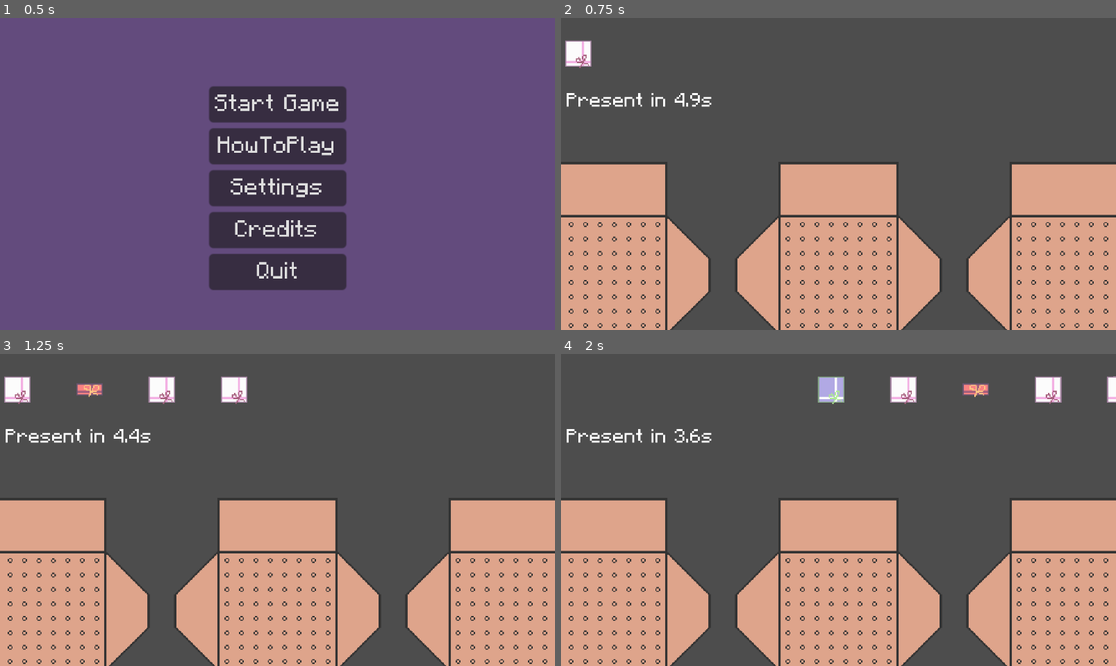
Above: before the commit, frames 1-4 (two rows, left to right).
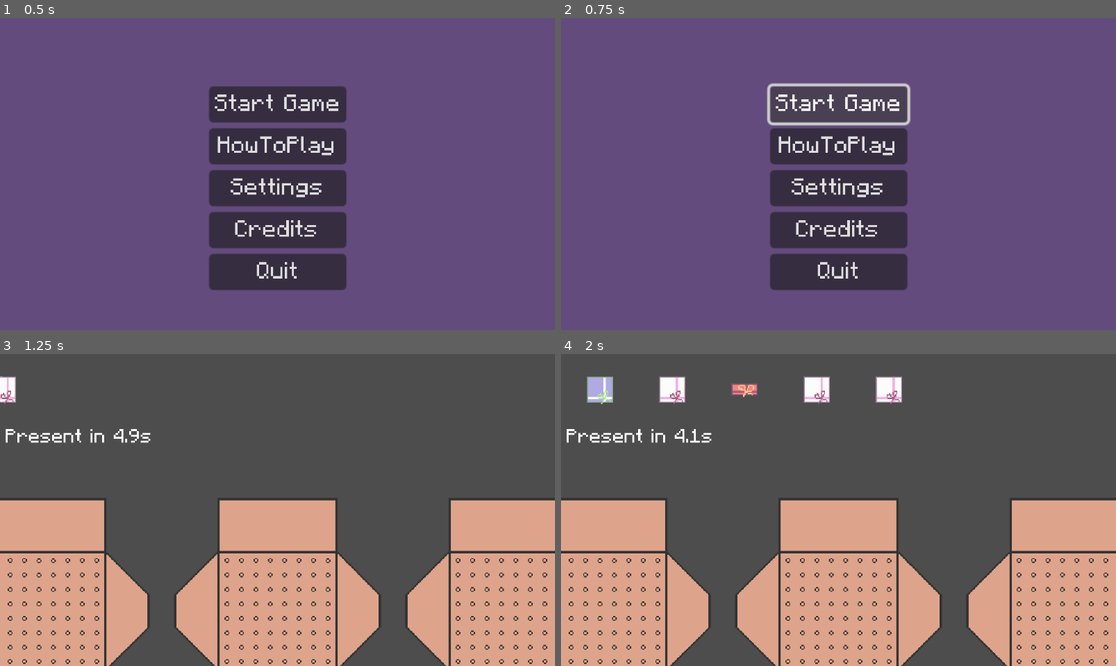
Above: after the commit, the same moments.

Repository: SuperDuperOrganisationsname/DevsThatJam9
Game: Godot game, scene res://scenes/menus/main_menu.tscn
Two runs of this game, one before a commit and one after it. Both use one fixed random seed, a clock stepped at 60 frames per second and the inputs below. Sound files missing from this copy of the repository are replaced by a short silence.
Inputs (mouse positions are in pixels of both pictures, inside the frame that each line leads up to):
- Up to frame 1 (0.5 s): no input
- Up to frame 2 (0.75 s): click "Start Game" at 0.5 s
- Up to frame 3 (1.25 s): no input
- Up to frame 4 (2 s): move the mouse to (960, 494) at 1.27 s; press the mouse at (960, 494) at 1.28 s

Frame 1 is identical in both runs. In frame 2, 97% of the frame differs, in the area x 0-100%, y 0-100%; in frame 3, 1.4%; in frame 4, 3.0%.

Commit message:
press button sound

Diff:
--- a/scenes/main.tscn
+++ b/scenes/main.tscn
@@ -1,7 +1,8 @@
-[gd_scene load_steps=8 format=3 uid="uid://d4ep52oxx3stn"]
+[gd_scene load_steps=9 format=3 uid="uid://d4ep52oxx3stn"]
 
 [ext_resource type="Script" path="res://scripts/gameplay.gd" id="1_2ur0b"]
 [ext_resource type="PackedScene" uid="uid://csyvvlqifwl87" path="res://scenes/packing_grid.tscn" id="1_bkw12"]
+[ext_resource type="AudioStream" uid="uid://dwattfsgwgwrn" path="res://assets/sfx/ButtonPress.wav" id="2_dm3f6"]
 [ext_resource type="PackedScene" uid="uid://dadtonw6mrlp8" path="res://scenes/present_sfx_player.tscn" id="2_vh1fj"]
 [ext_resource type="Theme" uid="uid://8khgiwggp4ed" path="res://assets/basic_theme.tres" id="3_5xp6s"]
 [ext_resource type="PackedScene" uid="uid://cwphbbl83kjlq" path="res://scenes/shipping_box.tscn" id="5_cikjy"]
@@ -10,6 +11,9 @@
 
 [node name="Main" type="Node2D"]
 script = ExtResource("1_2ur0b")
+
+[node name="ButtonAudio" type="AudioStreamPlayer2D" parent="."]
+stream = ExtResource("2_dm3f6")
 
 [node name="GiftSFX" parent="." instance=ExtResource("2_vh1fj")]
 
--- a/scenes/menus/menu_button.tscn
+++ b/scenes/menus/menu_button.tscn
@@ -1,10 +1,14 @@
-[gd_scene load_steps=3 format=3 uid="uid://b6mewhejl0yka"]
+[gd_scene load_steps=4 format=3 uid="uid://b6mewhejl0yka"]
 
 [ext_resource type="Theme" uid="uid://8khgiwggp4ed" path="res://assets/basic_theme.tres" id="1_44gim"]
 [ext_resource type="Script" path="res://scripts/buttons/menu_button.gd" id="1_afcxr"]
+[ext_resource type="AudioStream" uid="uid://dwattfsgwgwrn" path="res://assets/sfx/ButtonPress.wav" id="3_jtetf"]
 
 [node name="MenuButton" type="Button"]
 offset_right = 8.0
 offset_bottom = 8.0
 theme = ExtResource("1_44gim")
 script = ExtResource("1_afcxr")
+
+[node name="AudioStreamPlayer" type="AudioStreamPlayer" parent="."]
+stream = ExtResource("3_jtetf")
--- a/scenes/menus/pause_menu.tscn
+++ b/scenes/menus/pause_menu.tscn
@@ -1,8 +1,9 @@
-[gd_scene load_steps=4 format=3 uid="uid://cmifk04jd7edn"]
+[gd_scene load_steps=5 format=3 uid="uid://cmifk04jd7edn"]
 
 [ext_resource type="Theme" uid="uid://8khgiwggp4ed" path="res://assets/basic_theme.tres" id="1_1rw1e"]
 [ext_resource type="Script" path="res://scripts/pause_menu.gd" id="1_ef8ma"]
 [ext_resource type="PackedScene" uid="uid://b6mewhejl0yka" path="res://scenes/menus/menu_button.tscn" id="1_kcsrs"]
+[ext_resource type="AudioStream" uid="uid://dwattfsgwgwrn" path="res://assets/sfx/ButtonPress.wav" id="4_cdn0g"]
 
 [node name="PauseMenu" type="Control"]
 process_mode = 3
@@ -61,4 +62,7 @@
 text = "Quit"
 scene_to_transition = 1
 
+[node name="AudioStreamPlayer" type="AudioStreamPlayer" parent="."]
+stream = ExtResource("4_cdn0g")
+
 [connection signal="button_down" from="BackgroundShadow/VBoxContainer/ContinueButton" to="." method="_on_continue_button_button_down"]
--- a/scripts/buttons/menu_button.gd
+++ b/scripts/buttons/menu_button.gd
@@ -28,4 +28,6 @@
 
 func _pressed() -> void:
 	get_tree().paused = false
+	$AudioStreamPlayer.play()
+	await $AudioStreamPlayer.finished
 	get_tree().change_scene_to_file(scene_path)
--- a/scripts/pause_menu.gd
+++ b/scripts/pause_menu.gd
@@ -3,6 +3,8 @@
 var pause_menu_active = false
 
 func toggle_pause_menu() -> void:
+	$AudioStreamPlayer.play()
+	await $AudioStreamPlayer.finished
 	print("toggle")
 	pause_menu_active = !pause_menu_active
 	get_tree().paused = pause_menu_active
Not shown, added: assets/art/FactoryTileset.png.import
Not shown, added: assets/sfx/ButtonPress.wav.import
Not shown, added: assets/sfx/ButtonPress.wav
